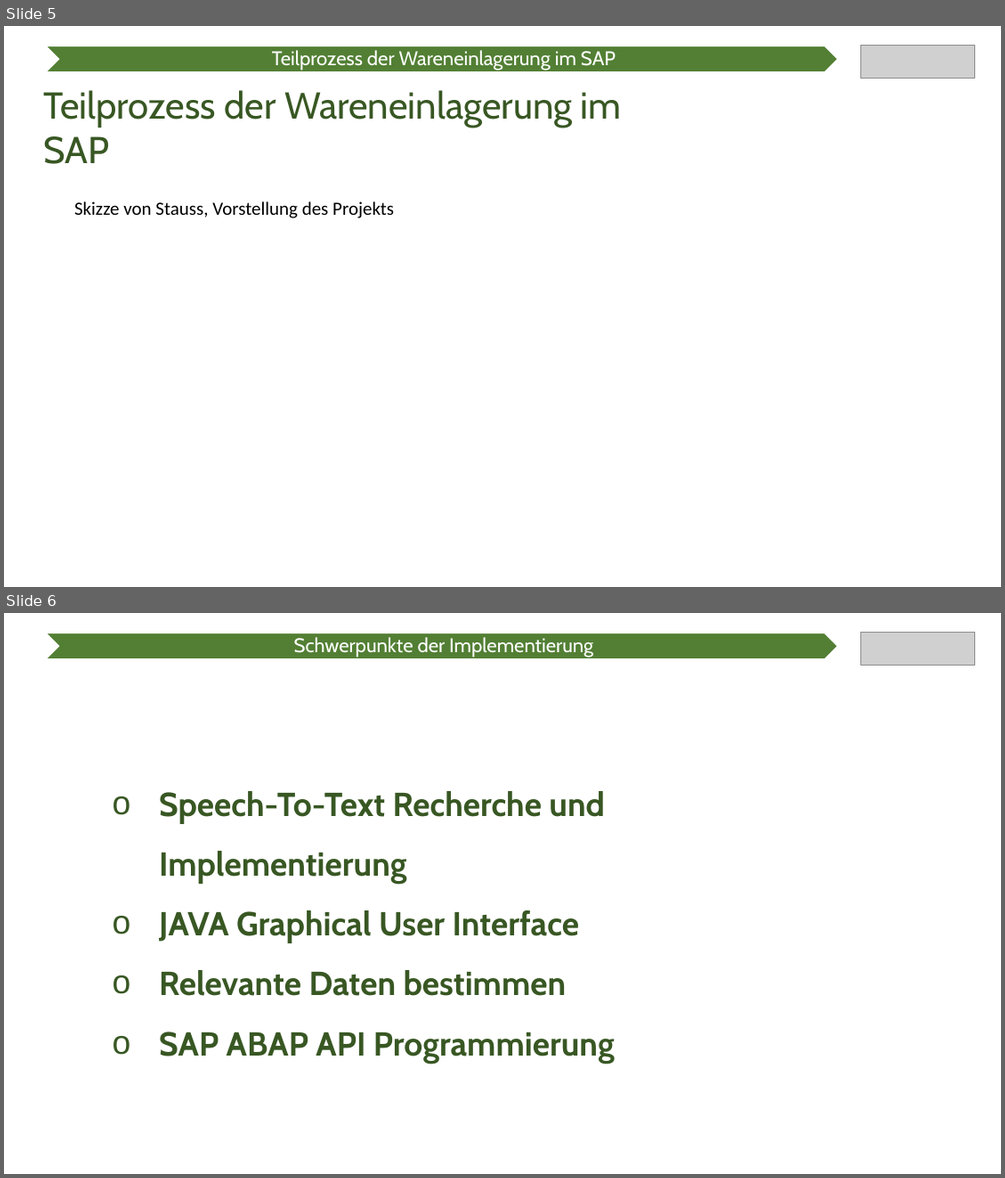
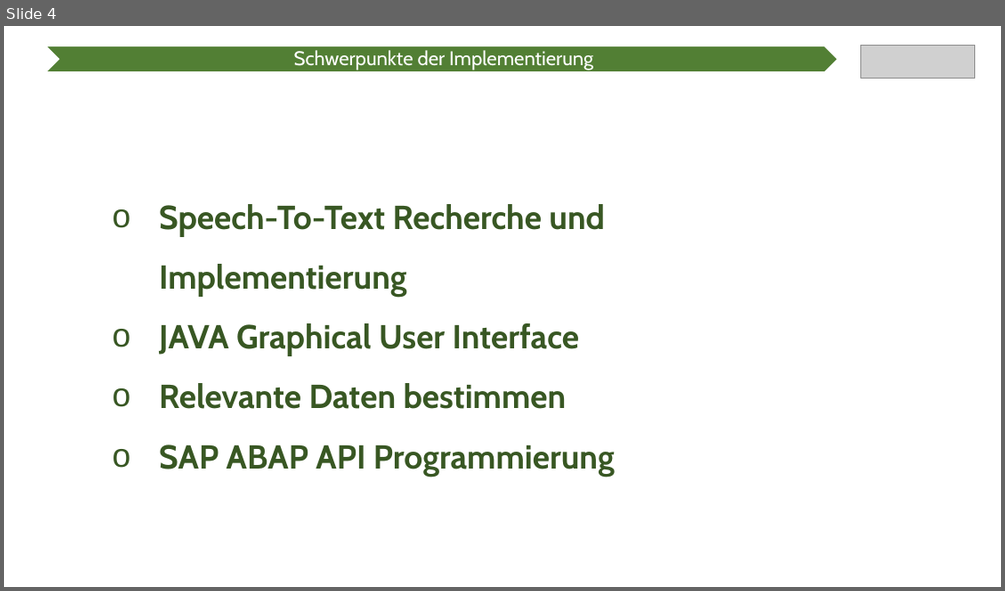
Before and after one commit to Ratoh/SAPLEXA, a slide deck: CavallaroAngelo/Präsentation Wahlmodulvorstellung/SAPlexa Präsentation.pptx. Shown one above the other, each under a label of ours: slides 5 and 6 before the commit, slide 4 after it. The pictures are 1005x1178 and 1005x591 pixels, drawn with LibreOffice and Linux fonts; fonts in the diff are those of the drawing; grey boxes stand for pictures. Boxes give left, top, right and bottom in pixels: in the first picture for what was removed or moved away, otherwise in the second. Text is boxed around its words. In the diff, an @@ line names an element or a change of style, - is before the commit and + after.

```diff
--- a/CavallaroAngelo/Präsentation Wahlmodulvorstellung/SAPlexa Präsentation.pptx
+++ b/CavallaroAngelo/Präsentation Wahlmodulvorstellung/SAPlexa Präsentation.pptx
@@ slide 5 removed at (4, 26, 1001, 587), background #FFFFFF @@
@@ chevron removed at (45, 46, 838, 72) @@
@@ text removed at (272, 50, 615, 70) @@
-Teilprozess der Wareneinlagerung im SAP
@@ picture removed at (861, 45, 975, 78) @@
@@ text removed at (43, 90, 622, 164) @@
-Teilprozess der Wareneinlagerung im SAP
@@ text removed at (74, 201, 394, 218) @@
-Skizze von Stauss, Vorstellung des Projekts
@@ what was slide 6 is now slide 4 @@
```
Also in this commit, not shown: 6 slides changed, 2 slides added, 1 other slide removed, 1 other file.
